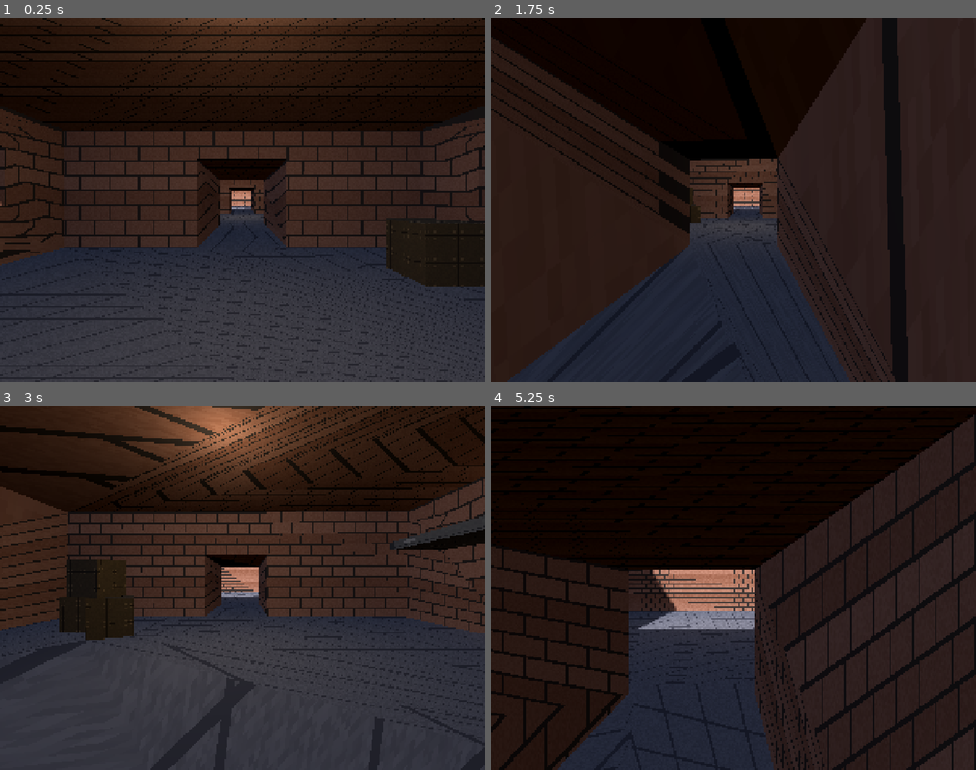
Above: before the commit, frames 1-4 (two rows, left to right).
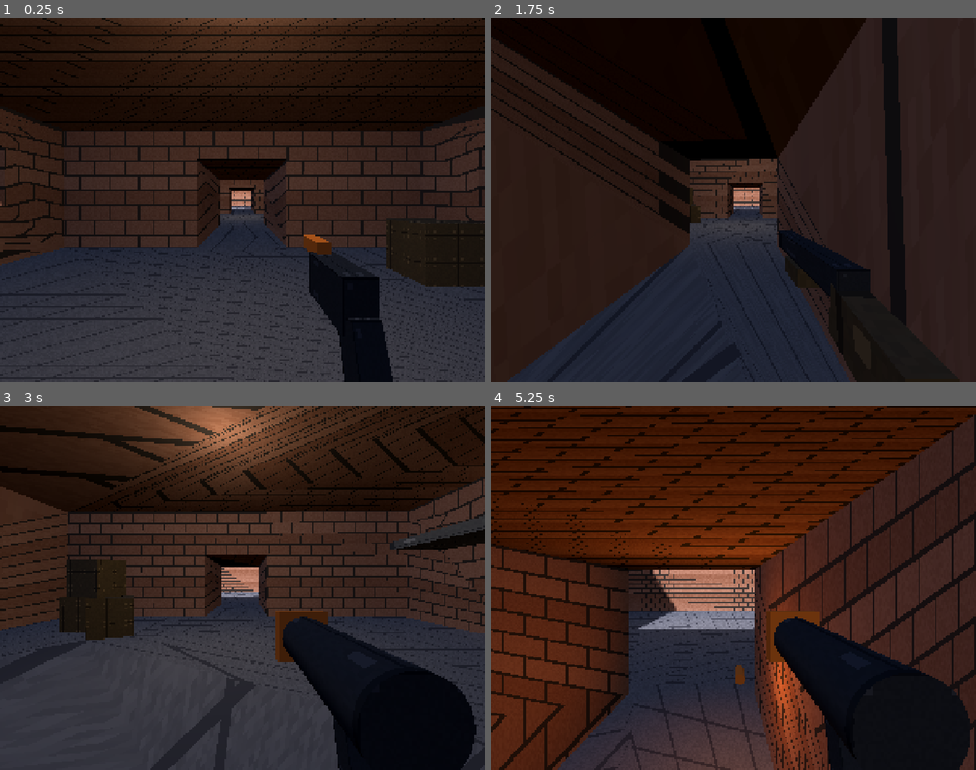
Above: after the commit, the same moments.

Repository: ffindusz/Retro-FPS-I
Game: Godot game, scene res://scenes/main.tscn
Same seed, same stepped clock (60 frames per second), same inputs: the game is played once before the commit and once after it.
Inputs (mouse positions are in pixels of both pictures, inside the frame that each line leads up to):
- Up to frame 1 (0.25 s): no input
- Up to frame 2 (1.75 s): tap Enter at 0.5 s; move the mouse to (757, 200) at 0.52 s; press the mouse at (757, 200) at 0.53 s; hold W (move_forward) from 0.53 s (still down); tap Space (jump) at 0.77, 1.07, 1.52 s; tap 1 (weapon_1) at 0.8, 1.35 s; move the mouse to (709, 200) at 1.27 s; release the mouse at (709, 200) at 1.28 s; tap 2 (weapon_2) at 1.55 s
- Up to frame 3 (3 s): keep holding W (move_forward); tap Space (jump) at 1.82 s; move the mouse to (252, 580) at 2.02 s; hold 2 (weapon_2) 2.03-2.78 s; tap 3 (weapon_3) at 2.3, 2.85 s; move the mouse to (237, 595) at 2.77 s
- Up to frame 4 (5.25 s): keep holding W (move_forward); tap Space (jump) at 3.02, 3.32, 3.77, 4.07, 4.52, 4.55, 4.82, 5.1 s; tap Mouse wheel down (weapon_next) at 3.05 s; move the mouse to (767, 591) at 3.52 s; hold Mouse wheel down (weapon_next) 3.53-4.28 s; tap Mouse wheel up (weapon_prev) at 3.8, 4.35 s; move the mouse to (694, 584) at 4.27 s; move the mouse to (738, 588) at 5.02 s; press the mouse at (738, 588) at 5.03 s

The runs differ from the first frame. In frame 1, 3.8% of the frame differs, in the area x 62-81%, y 59-100%; in frame 2, 2.5%; in frame 3, 10%; in frame 4, 59%, in the area x 0-100%, y 0-100%.

Commit message:
Phase 3: weapon system
- WeaponBase: hitscan with pellets/spread, ammo, cooldown, recoil kick,
  muzzle flash; pistol/shotgun configured via scene exports
- Launcher spawns Area3D rockets: direct damage + radial splash with
  falloff (can hurt the shooter)
- WeaponManager under camera: number keys 1-3 + scroll switching,
  hold-to-fire polling gated on captured mouse
- Low-poly box/cylinder viewmodels with PS1 materials; Fx helper for
  impact sparks and explosion flashes; player take_damage -> GameState

Diff:
--- /dev/null
+++ b/assets/materials/mat_gun_accent.tres
@@ -0,0 +1,11 @@
+[gd_resource type="ShaderMaterial" load_steps=2 format=3]
+
+[ext_resource type="Shader" path="res://shaders/ps1_vertex_snap.gdshader" id="1_shader"]
+
+[resource]
+shader = ExtResource("1_shader")
+shader_parameter/albedo_color = Color(0.95, 0.5, 0.16, 1)
+shader_parameter/uv_scale = Vector2(1, 1)
+shader_parameter/snap_resolution = 240.0
+shader_parameter/affine_strength = 1.0
+shader_parameter/world_uv = 0.0
--- /dev/null
+++ b/assets/materials/mat_gunmetal.tres
@@ -0,0 +1,13 @@
+[gd_resource type="ShaderMaterial" load_steps=3 format=3]
+
+[ext_resource type="Shader" path="res://shaders/ps1_vertex_snap.gdshader" id="1_shader"]
+[ext_resource type="Texture2D" path="res://assets/textures/metal_plate.png" id="2_tex"]
+
+[resource]
+shader = ExtResource("1_shader")
+shader_parameter/albedo_color = Color(0.42, 0.44, 0.5, 1)
+shader_parameter/albedo_texture = ExtResource("2_tex")
+shader_parameter/uv_scale = Vector2(1, 1)
+shader_parameter/snap_resolution = 240.0
+shader_parameter/affine_strength = 1.0
+shader_parameter/world_uv = 0.0
--- a/scenes/player/player.tscn
+++ b/scenes/player/player.tscn
@@ -1,6 +1,10 @@
-[gd_scene load_steps=3 format=3]
+[gd_scene load_steps=7 format=3]
 
 [ext_resource type="Script" path="res://scripts/player/player_controller.gd" id="1_ctrl"]
+[ext_resource type="Script" path="res://scripts/player/weapon_manager.gd" id="2_wm"]
+[ext_resource type="PackedScene" path="res://scenes/weapons/weapon_pistol.tscn" id="3_pistol"]
+[ext_resource type="PackedScene" path="res://scenes/weapons/weapon_shotgun.tscn" id="4_shotgun"]
+[ext_resource type="PackedScene" path="res://scenes/weapons/weapon_launcher.tscn" id="5_launcher"]
 
 [sub_resource type="CapsuleShape3D" id="CapsuleShape3D_body"]
 radius = 0.4
@@ -21,3 +25,15 @@
 [node name="Camera3D" type="Camera3D" parent="Head"]
 fov = 75.0
 near = 0.05
+
+[node name="WeaponManager" type="Node3D" parent="Head/Camera3D"]
+transform = Transform3D(1, 0, 0, 0, 1, 0, 0, 0, 1, 0.22, -0.18, -0.45)
+script = ExtResource("2_wm")
+
+[node name="Pistol" parent="Head/Camera3D/WeaponManager" instance=ExtResource("3_pistol")]
+
+[node name="Shotgun" parent="Head/Camera3D/WeaponManager" instance=ExtResource("4_shotgun")]
+visible = false
+
+[node name="Launcher" parent="Head/Camera3D/WeaponManager" instance=ExtResource("5_launcher")]
+visible = false
--- /dev/null
+++ b/scenes/weapons/projectile_rocket.tscn
@@ -0,0 +1,29 @@
+[gd_scene load_steps=5 format=3]
+
+[ext_resource type="Script" path="res://scripts/weapons/projectile_rocket.gd" id="1_script"]
+[ext_resource type="Material" path="res://assets/materials/mat_gun_accent.tres" id="2_accent"]
+
+[sub_resource type="SphereShape3D" id="SphereShape3D_hit"]
+radius = 0.12
+
+[sub_resource type="CylinderMesh" id="CylinderMesh_body"]
+top_radius = 0.06
+bottom_radius = 0.06
+height = 0.3
+
+[node name="Rocket" type="Area3D"]
+collision_layer = 0
+collision_mask = 5
+script = ExtResource("1_script")
+
+[node name="CollisionShape3D" type="CollisionShape3D" parent="."]
+shape = SubResource("SphereShape3D_hit")
+
+[node name="Body" type="MeshInstance3D" parent="."]
+transform = Transform3D(1, 0, 0, 0, 0, -1, 0, 1, 0, 0, 0, 0)
+mesh = SubResource("CylinderMesh_body")
+surface_material_override/0 = ExtResource("2_accent")
+
+[node name="Glow" type="OmniLight3D" parent="."]
+light_color = Color(1, 0.6, 0.25, 1)
+omni_range = 4.0
--- /dev/null
+++ b/scenes/weapons/weapon_launcher.tscn
@@ -0,0 +1,60 @@
+[gd_scene load_steps=10 format=3]
+
+[ext_resource type="Script" path="res://scripts/weapons/launcher.gd" id="1_script"]
+[ext_resource type="Material" path="res://assets/materials/mat_gunmetal.tres" id="2_metal"]
+[ext_resource type="Material" path="res://assets/materials/mat_gun_accent.tres" id="3_accent"]
+[ext_resource type="PackedScene" path="res://scenes/weapons/projectile_rocket.tscn" id="4_rocket"]
+
+[sub_resource type="CylinderMesh" id="CylinderMesh_tube"]
+top_radius = 0.075
+bottom_radius = 0.075
+height = 0.6
+
+[sub_resource type="BoxMesh" id="BoxMesh_ring"]
+size = Vector3(0.18, 0.18, 0.05)
+
+[sub_resource type="BoxMesh" id="BoxMesh_grip"]
+size = Vector3(0.05, 0.12, 0.06)
+
+[sub_resource type="StandardMaterial3D" id="StandardMaterial3D_flash"]
+shading_mode = 0
+albedo_color = Color(1, 0.7, 0.3, 1)
+billboard_mode = 1
+
+[sub_resource type="QuadMesh" id="QuadMesh_flash"]
+size = Vector2(0.4, 0.4)
+
+[node name="Launcher" type="Node3D"]
+script = ExtResource("1_script")
+weapon_label = "ROCKETS"
+fire_interval = 1.1
+max_ammo = 10
+projectile_scene = ExtResource("4_rocket")
+
+[node name="Tube" type="MeshInstance3D" parent="."]
+transform = Transform3D(1, 0, 0, 0, 0, -1, 0, 1, 0, 0, 0, -0.15)
+mesh = SubResource("CylinderMesh_tube")
+surface_material_override/0 = ExtResource("2_metal")
+
+[node name="Ring" type="MeshInstance3D" parent="."]
+transform = Transform3D(1, 0, 0, 0, 1, 0, 0, 0, 1, 0, 0, -0.43)
+mesh = SubResource("BoxMesh_ring")
+surface_material_override/0 = ExtResource("3_accent")
+
+[node name="Grip" type="MeshInstance3D" parent="."]
+transform = Transform3D(1, 0, 0, 0, 0.94, 0.342, 0, -0.342, 0.94, 0, -0.13, -0.02)
+mesh = SubResource("BoxMesh_grip")
+surface_material_override/0 = ExtResource("2_metal")
+
+[node name="MuzzleFlash" type="Node3D" parent="."]
+transform = Transform3D(1, 0, 0, 0, 1, 0, 0, 0, 1, 0, 0, -0.5)
+visible = false
+
+[node name="Light" type="OmniLight3D" parent="MuzzleFlash"]
+light_color = Color(1, 0.7, 0.3, 1)
+light_energy = 2.5
+omni_range = 4.0
+
+[node name="Quad" type="MeshInstance3D" parent="MuzzleFlash"]
+mesh = SubResource("QuadMesh_flash")
+surface_material_override/0 = SubResource("StandardMaterial3D_flash")
--- /dev/null
+++ b/scenes/weapons/weapon_pistol.tscn
@@ -0,0 +1,59 @@
+[gd_scene load_steps=9 format=3]
+
+[ext_resource type="Script" path="res://scripts/weapons/pistol.gd" id="1_script"]
+[ext_resource type="Material" path="res://assets/materials/mat_gunmetal.tres" id="2_metal"]
+[ext_resource type="Material" path="res://assets/materials/mat_gun_accent.tres" id="3_accent"]
+
+[sub_resource type="BoxMesh" id="BoxMesh_body"]
+size = Vector3(0.07, 0.11, 0.22)
+
+[sub_resource type="BoxMesh" id="BoxMesh_barrel"]
+size = Vector3(0.04, 0.04, 0.14)
+
+[sub_resource type="BoxMesh" id="BoxMesh_grip"]
+size = Vector3(0.055, 0.14, 0.07)
+
+[sub_resource type="StandardMaterial3D" id="StandardMaterial3D_flash"]
+shading_mode = 0
+albedo_color = Color(1, 0.85, 0.4, 1)
+billboard_mode = 1
+
+[sub_resource type="QuadMesh" id="QuadMesh_flash"]
+size = Vector2(0.22, 0.22)
+
+[node name="Pistol" type="Node3D"]
+script = ExtResource("1_script")
+weapon_label = "PISTOL"
+damage = 12.0
+fire_interval = 0.16
+max_ammo = 72
+pellet_count = 1
+spread_degrees = 0.4
+
+[node name="Body" type="MeshInstance3D" parent="."]
+transform = Transform3D(1, 0, 0, 0, 1, 0, 0, 0, 1, 0, -0.02, -0.1)
+mesh = SubResource("BoxMesh_body")
+surface_material_override/0 = ExtResource("2_metal")
+
+[node name="Barrel" type="MeshInstance3D" parent="."]
+transform = Transform3D(1, 0, 0, 0, 1, 0, 0, 0, 1, 0, 0.045, -0.25)
+mesh = SubResource("BoxMesh_barrel")
+surface_material_override/0 = ExtResource("3_accent")
+
+[node name="Grip" type="MeshInstance3D" parent="."]
+transform = Transform3D(1, 0, 0, 0, 0.94, 0.342, 0, -0.342, 0.94, 0, -0.11, 0.02)
+mesh = SubResource("BoxMesh_grip")
+surface_material_override/0 = ExtResource("2_metal")
+
+[node name="MuzzleFlash" type="Node3D" parent="."]
+transform = Transform3D(1, 0, 0, 0, 1, 0, 0, 0, 1, 0, 0.045, -0.36)
+visible = false
+
+[node name="Light" type="OmniLight3D" parent="MuzzleFlash"]
+light_color = Color(1, 0.8, 0.4, 1)
+light_energy = 2.0
+omni_range = 3.0
+
+[node name="Quad" type="MeshInstance3D" parent="MuzzleFlash"]
+mesh = SubResource("QuadMesh_flash")
+surface_material_override/0 = SubResource("StandardMaterial3D_flash")
--- /dev/null
+++ b/scenes/weapons/weapon_shotgun.tscn
@@ -0,0 +1,59 @@
+[gd_scene load_steps=9 format=3]
+
+[ext_resource type="Script" path="res://scripts/weapons/shotgun.gd" id="1_script"]
+[ext_resource type="Material" path="res://assets/materials/mat_gunmetal.tres" id="2_metal"]
+[ext_resource type="Material" path="res://assets/materials/mat_crate.tres" id="3_wood"]
+
+[sub_resource type="BoxMesh" id="BoxMesh_barrel"]
+size = Vector3(0.06, 0.06, 0.55)
+
+[sub_resource type="BoxMesh" id="BoxMesh_pump"]
+size = Vector3(0.075, 0.05, 0.16)
+
+[sub_resource type="BoxMesh" id="BoxMesh_stock"]
+size = Vector3(0.06, 0.1, 0.2)
+
+[sub_resource type="StandardMaterial3D" id="StandardMaterial3D_flash"]
+shading_mode = 0
+albedo_color = Color(1, 0.85, 0.4, 1)
+billboard_mode = 1
+
+[sub_resource type="QuadMesh" id="QuadMesh_flash"]
+size = Vector2(0.32, 0.32)
+
+[node name="Shotgun" type="Node3D"]
+script = ExtResource("1_script")
+weapon_label = "SHOTGUN"
+damage = 9.0
+fire_interval = 0.85
+max_ammo = 24
+pellet_count = 7
+spread_degrees = 5.0
+
+[node name="Barrel" type="MeshInstance3D" parent="."]
+transform = Transform3D(1, 0, 0, 0, 1, 0, 0, 0, 1, 0, 0.02, -0.26)
+mesh = SubResource("BoxMesh_barrel")
+surface_material_override/0 = ExtResource("2_metal")
+
+[node name="Pump" type="MeshInstance3D" parent="."]
+transform = Transform3D(1, 0, 0, 0, 1, 0, 0, 0, 1, 0, -0.045, -0.3)
+mesh = SubResource("BoxMesh_pump")
+surface_material_override/0 = ExtResource("3_wood")
+
+[node name="Stock" type="MeshInstance3D" parent="."]
+transform = Transform3D(1, 0, 0, 0, 0.985, -0.174, 0, 0.174, 0.985, 0, -0.05, 0.08)
+mesh = SubResource("BoxMesh_stock")
+surface_material_override/0 = ExtResource("3_wood")
+
+[node name="MuzzleFlash" type="Node3D" parent="."]
+transform = Transform3D(1, 0, 0, 0, 1, 0, 0, 0, 1, 0, 0.02, -0.58)
+visible = false
+
+[node name="Light" type="OmniLight3D" parent="MuzzleFlash"]
+light_color = Color(1, 0.8, 0.4, 1)
+light_energy = 2.5
+omni_range = 4.0
+
+[node name="Quad" type="MeshInstance3D" parent="MuzzleFlash"]
+mesh = SubResource("QuadMesh_flash")
+surface_material_override/0 = SubResource("StandardMaterial3D_flash")
--- /dev/null
+++ b/scripts/fx.gd
@@ -0,0 +1,29 @@
+class_name Fx
+extends Object
+## Helper for short-lived flash effects (bullet impacts, explosions).
+## Spawns an unshaded billboard quad + omni light that frees itself.
+
+
+static func spawn(context: Node3D, pos: Vector3, color: Color, size: float, life := 0.08) -> void:
+	var vp := context.get_viewport()
+	if vp == null:
+		return
+	var fx := Node3D.new()
+	var light := OmniLight3D.new()
+	light.light_color = color
+	light.light_energy = 2.0
+	light.omni_range = maxf(size * 8.0, 2.0)
+	fx.add_child(light)
+	var mesh := MeshInstance3D.new()
+	var quad := QuadMesh.new()
+	quad.size = Vector2(size, size)
+	mesh.mesh = quad
+	var mat := StandardMaterial3D.new()
+	mat.shading_mode = BaseMaterial3D.SHADING_MODE_UNSHADED
+	mat.albedo_color = color
+	mat.billboard_mode = BaseMaterial3D.BILLBOARD_ENABLED
+	mesh.material_override = mat
+	fx.add_child(mesh)
+	vp.add_child(fx)
+	fx.global_position = pos
+	fx.get_tree().create_timer(life).timeout.connect(fx.queue_free)
--- a/scripts/player/player_controller.gd
+++ b/scripts/player/player_controller.gd
@@ -18,6 +18,10 @@
 
 @onready var head: Node3D = $Head
 @onready var camera: Camera3D = $Head/Camera3D
+
+
+func take_damage(amount: float, _from: Vector3 = Vector3.ZERO) -> void:
+	GameState.damage_player(int(amount))
 
 
 func _ready() -> void:
--- /dev/null
+++ b/scripts/player/weapon_manager.gd
@@ -0,0 +1,53 @@
+class_name WeaponManager
+extends Node3D
+## Holds the weapon viewmodels under the player camera, handles switching
+## (number keys + scroll wheel) and routes fire input to the active weapon.
+
+signal weapon_changed(weapon: WeaponBase)
+
+var _weapons: Array[WeaponBase] = []
+var _current := 0
+var _player: PhysicsBody3D
+
+@onready var _camera: Camera3D = get_parent() as Camera3D
+
+
+func _ready() -> void:
+	_player = owner as PhysicsBody3D
+	for child in get_children():
+		if child is WeaponBase:
+			_weapons.append(child)
+	_select(0)
+
+
+func _unhandled_input(event: InputEvent) -> void:
+	if event.is_action_pressed("weapon_1"):
+		_select(0)
+	elif event.is_action_pressed("weapon_2"):
+		_select(1)
+	elif event.is_action_pressed("weapon_3"):
+		_select(2)
+	elif event.is_action_pressed("weapon_next"):
+		_select((_current + 1) % _weapons.size())
+	elif event.is_action_pressed("weapon_prev"):
+		_select((_current - 1 + _weapons.size()) % _weapons.size())
+
+
+func _process(_delta: float) -> void:
+	# Poll instead of input events so holding the button auto-fires at each
+	# weapon's own fire_interval. Ignore clicks while the mouse is freed.
+	if Input.mouse_mode == Input.MOUSE_MODE_CAPTURED and Input.is_action_pressed("fire"):
+		current_weapon().try_fire(_camera, _player)
+
+
+func current_weapon() -> WeaponBase:
+	return _weapons[_current]
+
+
+func _select(index: int) -> void:
+	if index >= _weapons.size():
+		return
+	_current = index
+	for i in _weapons.size():
+		_weapons[i].visible = i == index
+	weapon_changed.emit(_weapons[index])
--- /dev/null
+++ b/scripts/weapons/launcher.gd
@@ -0,0 +1,13 @@
+extends WeaponBase
+## Rocket launcher: overrides _fire to spawn a projectile instead of
+## hitscanning. Damage numbers live on the rocket scene itself.
+
+
+func _fire(camera: Camera3D, shooter: PhysicsBody3D) -> void:
+	var rocket: Node3D = projectile_scene.instantiate()
+	# Parent to the game viewport so the rocket lives in the 3D world and
+	# survives weapon switches.
+	get_viewport().add_child(rocket)
+	var dir := -camera.global_basis.z
+	rocket.global_position = camera.global_position + dir * 0.8 - camera.global_basis.y * 0.12
+	rocket.setup(dir, shooter)
--- /dev/null
+++ b/scripts/weapons/pistol.gd
@@ -0,0 +1,3 @@
+extends WeaponBase
+## Fast semi-auto hitscan pistol. All behavior lives in WeaponBase;
+## stats are configured on the scene root.
--- /dev/null
+++ b/scripts/weapons/projectile_rocket.gd
@@ -0,0 +1,67 @@
+class_name RocketProjectile
+extends Area3D
+## Straight-flying rocket. Detonates on contact (world or enemy) with
+## direct damage plus radial splash. Splash can hurt the shooter too —
+## classic rocket-jump-adjacent danger.
+
+@export var speed := 18.0
+@export var direct_damage := 60.0
+@export var splash_damage := 50.0
+@export var splash_radius := 4.0
+@export var lifetime := 6.0
+
+## Bit values: 2 = player, 4 = enemies.
+const SPLASH_MASK := 0b110
+
+var _dir := Vector3.FORWARD
+var _shooter: PhysicsBody3D
+var _exploded := false
+
+
+func setup(dir: Vector3, shooter: PhysicsBody3D) -> void:
+	_dir = dir.normalized()
+	_shooter = shooter
+	var up := Vector3.UP if absf(_dir.dot(Vector3.UP)) < 0.99 else Vector3.RIGHT
+	look_at(global_position + _dir, up)
+
+
+func _ready() -> void:
+	body_entered.connect(_on_body_entered)
+
+
+func _physics_process(delta: float) -> void:
+	global_position += _dir * speed * delta
+	lifetime -= delta
+	if lifetime <= 0.0:
+		_explode(null)
+
+
+func _on_body_entered(body: Node) -> void:
+	if body == _shooter:
+		return
+	if body.has_method("take_damage"):
+		body.take_damage(direct_damage, global_position)
+	_explode(body)
+
+
+func _explode(direct_hit: Node) -> void:
+	if _exploded:
+		return
+	_exploded = true
+	Fx.spawn(self, global_position, Color(1.0, 0.55, 0.15), 1.4, 0.22)
+	var q := PhysicsShapeQueryParameters3D.new()
+	var sphere := SphereShape3D.new()
+	sphere.radius = splash_radius
+	q.shape = sphere
+	q.transform = Transform3D(Basis(), global_position)
+	q.collision_mask = SPLASH_MASK
+	var results := get_world_3d().direct_space_state.intersect_shape(q, 16)
+	for r in results:
+		var body: Object = r.collider
+		if body == direct_hit or not body is Node3D:
+			continue
+		if body.has_method("take_damage"):
+			var dist: float = global_position.distance_to((body as Node3D).global_position)
+			var falloff := clampf(1.0 - dist / splash_radius, 0.15, 1.0)
+			body.take_damage(splash_damage * falloff, global_position)
+	queue_free()
--- /dev/null
+++ b/scripts/weapons/shotgun.gd
@@ -0,0 +1,3 @@
+extends WeaponBase
+## Spread hitscan shotgun: fires pellet_count rays per shot with
+## spread_degrees of scatter (see WeaponBase._fire).
--- /dev/null
+++ b/scripts/weapons/weapon_base.gd
@@ -0,0 +1,84 @@
+class_name WeaponBase
+extends Node3D
+## Base class for viewmodel weapons. Default fire behavior is hitscan with
+## optional multi-pellet spread; subclasses override _fire() for projectiles.
+
+signal fired
+signal ammo_changed(ammo: int)
+
+@export var weapon_label := "WEAPON"
+@export var damage := 10.0
+@export var fire_interval := 0.2
+@export var max_ammo := 50
+@export var pellet_count := 1
+@export var spread_degrees := 0.0
+@export var hitscan_range := 100.0
+@export var projectile_scene: PackedScene
+
+## Bit values: 1 = world geometry, 4 = enemies.
+const HITSCAN_MASK := 0b101
+
+var ammo: int
+var _cooldown := 0.0
+var _kick := 0.0
+var _rest_position: Vector3
+
+@onready var _muzzle_flash: Node3D = get_node_or_null("MuzzleFlash")
+
+
+func _ready() -> void:
+	ammo = max_ammo
+	_rest_position = position
+	if _muzzle_flash:
+		_muzzle_flash.visible = false
+
+
+func _process(delta: float) -> void:
+	_cooldown = maxf(_cooldown - delta, 0.0)
+	# Recoil: viewmodel kicks toward the camera, then eases back to rest.
+	_kick = lerpf(_kick, 0.0, minf(delta * 12.0, 1.0))
+	position = _rest_position + Vector3(0.0, 0.0, _kick)
+
+
+func try_fire(camera: Camera3D, shooter: PhysicsBody3D) -> bool:
+	if _cooldown > 0.0 or ammo <= 0:
+		return false
+	ammo -= 1
+	_cooldown = fire_interval
+	_kick = 0.08
+	_show_muzzle_flash()
+	_fire(camera, shooter)
+	fired.emit()
+	ammo_changed.emit(ammo)
+	return true
+
+
+func _fire(camera: Camera3D, shooter: PhysicsBody3D) -> void:
+	var space := camera.get_world_3d().direct_space_state
+	for i in pellet_count:
+		var dir := -camera.global_basis.z
+		if spread_degrees > 0.0:
+			dir = dir.rotated(camera.global_basis.x.normalized(),
+					deg_to_rad(randf_range(-spread_degrees, spread_degrees)))
+			dir = dir.rotated(camera.global_basis.y.normalized(),
+					deg_to_rad(randf_range(-spread_degrees, spread_degrees)))
+		var from := camera.global_position
+		var query := PhysicsRayQueryParameters3D.create(
+				from, from + dir * hitscan_range, HITSCAN_MASK, [shooter.get_rid()])
+		var hit := space.intersect_ray(query)
+		if hit.is_empty():
+			continue
+		if hit.collider.has_method("take_damage"):
+			hit.collider.take_damage(damage, hit.position)
+			Fx.spawn(self, hit.position, Color(1.0, 0.35, 0.25), 0.25)
+		else:
+			Fx.spawn(self, hit.position + hit.normal * 0.05, Color(1.0, 0.85, 0.45), 0.16)
+
+
+func _show_muzzle_flash() -> void:
+	if _muzzle_flash == null:
+		return
+	_muzzle_flash.visible = true
+	get_tree().create_timer(0.06).timeout.connect(func() -> void:
+		if is_instance_valid(_muzzle_flash):
+			_muzzle_flash.visible = false)
--- a/tools/screenshot_tour.gd
+++ b/tools/screenshot_tour.gd
@@ -38,6 +38,11 @@
 		player.global_position = waypoints[stop][0]
 		player.rotation.y = deg_to_rad(waypoints[stop][1])
 		player.velocity = Vector3.ZERO
+	elif phase == FRAMES_PER_STOP - 3:
+		# Cycle weapons and fire so viewmodels/muzzle flash show in shots.
+		var wm: Node3D = player.get_node("Head/Camera3D/WeaponManager")
+		wm._select(stop % 3)
+		wm.current_weapon().try_fire(player.get_node("Head/Camera3D"), player)
 	elif phase == FRAMES_PER_STOP - 1:
 		var img: Image = root.get_texture().get_image()
 		img.save_png("res://tmp_shots/shot_%d.png" % _shot)
--- /dev/null
+++ b/tools/test_weapons.gd
@@ -0,0 +1,33 @@
+extends SceneTree
+## Debug helper: headless smoke test of the weapon system. Switches through
+## all weapons, fires each once, lets a rocket fly, and reports ammo state.
+##   Godot_v4.7-stable_win64_console.exe --headless --path . -s tools/test_weapons.gd
+
+var _n := 0
+var _fired := false
+
+
+func _initialize() -> void:
+	change_scene_to_file("res://scenes/main.tscn")
+
+
+func _process(_delta: float) -> bool:
+	_n += 1
+	if _n < 15 or current_scene == null:
+		return false
+	var player: CharacterBody3D = current_scene.get_node("ViewportContainer/GameViewport/World/Player")
+	var cam: Camera3D = player.get_node("Head/Camera3D")
+	var wm: Node3D = cam.get_node("WeaponManager")
+	if not _fired:
+		_fired = true
+		for i in 3:
+			wm._select(i)
+			var w: Node3D = wm.current_weapon()
+			var ok: bool = w.try_fire(cam, player)
+			print("%s fired=%s ammo=%d/%d" % [w.weapon_label, ok, w.ammo, w.max_ammo])
+	# Let the rocket fly into the wall (8 m at 18 m/s) before quitting.
+	if _n > 100:
+		print("player health after self-splash check: %d" % root.get_node("GameState").health)
+		print("weapon smoke test done")
+		return true
+	return false
Not shown, added: scripts/fx.gd.uid
Not shown, added: scripts/player/weapon_manager.gd.uid
Not shown, added: scripts/weapons/launcher.gd.uid
Not shown, added: scripts/weapons/pistol.gd.uid
Not shown, added: scripts/weapons/projectile_rocket.gd.uid
Not shown, added: scripts/weapons/shotgun.gd.uid
Not shown, added: scripts/weapons/weapon_base.gd.uid
Not shown, added: tools/probe_level.gd.uid
Not shown, added: tools/screenshot_tour.gd.uid
Not shown, added: tools/test_weapons.gd.uid
